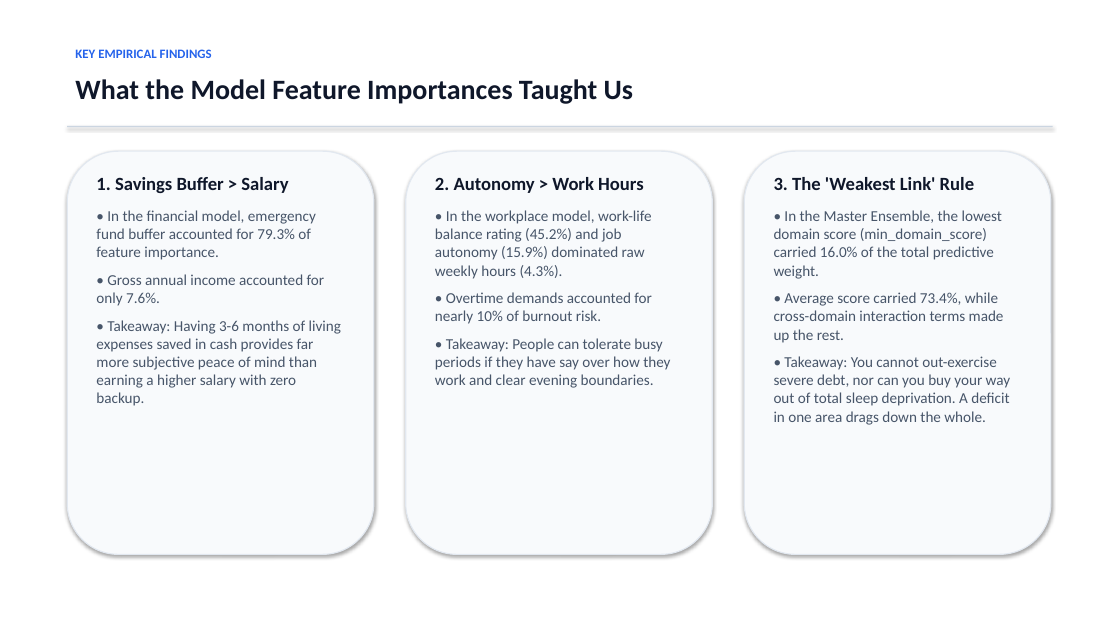
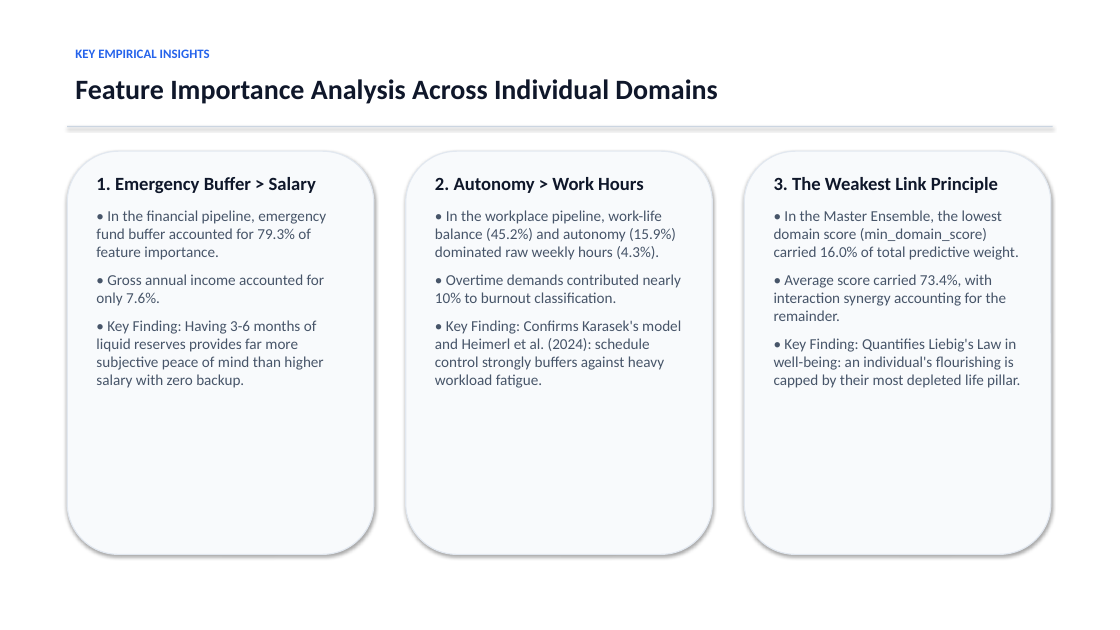
Before and after one commit to ESHANT05/happiness, a slide deck: slide 8 of Personal_Wellbeing_Research_Presentation.pptx (slide 7 before the commit). Drawn at 1120x630 pixels with LibreOffice and Linux fonts; fonts in the diff are those of the drawing. Boxes give left, top, right and bottom in pixels: in the first picture for what was removed or moved away, otherwise in the second. Text is boxed around its words. In the diff, an @@ line names an element or a change of style, - is before the commit and + after.

Commit message:
Add latest 2023-2025 IEEE research papers and formal citations across presentation and documentation

```diff
--- a/Personal_Wellbeing_Research_Presentation.pptx
+++ b/Personal_Wellbeing_Research_Presentation.pptx
@@ text at [75, 49, 210, 58]: text changed @@
-KEY EMPIRICAL FINDINGS
+KEY EMPIRICAL INSIGHTS
@@ text at [75, 79, 717, 104]: text changed @@
-What the Model Feature Importances Taught Us
+Feature Importance Analysis Across Individual Domains
@@ text at [96, 177, 326, 260]: text changed @@
-1. Savings Buffer > Salary
-• In the financial model, emergency fund buffer accounted for 79.3% of feature importance.
+1. Emergency Buffer > Salary
+• In the financial pipeline, emergency fund buffer accounted for 79.3% of feature importance.
@@ text at [774, 177, 1020, 388]: text changed @@
-3. The 'Weakest Link' Rule
-• In the Master Ensemble, the lowest domain score (min_domain_score) carried 16.0% of the total predictive weight.
-• Average score carried 73.4%, while cross-domain interaction terms made up the rest.
-• Takeaway: You cannot out-exercise severe debt, nor can you buy your way out of total sleep deprivation. A deficit in one area drags down the whole.
+3. The Weakest Link Principle
+• In the Master Ensemble, the lowest domain score (min_domain_score) carried 16.0% of total predictive weight.
+• Average score carried 73.4%, with interaction synergy accounting for the remainder.
+• Key Finding: Quantifies Liebig's Law in well-being: an individual's flourishing is capped by their most depleted life pillar.
@@ text at [435, 210, 681, 388]: text changed @@
-• In the workplace model, work-life balance rating (45.2%) and job autonomy (15.9%) dominated raw weekly hours (4.3%).
-• Overtime demands accounted for nearly 10% of burnout risk.
-• Takeaway: People can tolerate busy periods if they have say over how they work and clear evening boundaries.
+• In the workplace pipeline, work-life balance (45.2%) and autonomy (15.9%) dominated raw weekly hours (4.3%).
+• Overtime demands contributed nearly 10% to burnout classification.
+• Key Finding: Confirms Karasek's model and Heimerl et al. (2024): schedule control strongly buffers against heavy workload fatigue.
@@ text at [96, 320, 323, 388]: text changed @@
-• Takeaway: Having 3-6 months of living expenses saved in cash provides far more subjective peace of mind than earning a higher salary with zero backup.
+• Key Finding: Having 3-6 months of liquid reserves provides far more subjective peace of mind than higher salary with zero backup.
```
Also in this commit, not shown: 9 other slides changed, 1 slide added, 14 other files.
